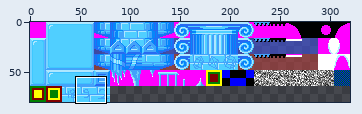
Two states of a sprite sheet, TheIcePalace/tiles/glacier_v2.png. The first picture is a wide view before the edit; the outline marks the close-up.
Close-up. Before:
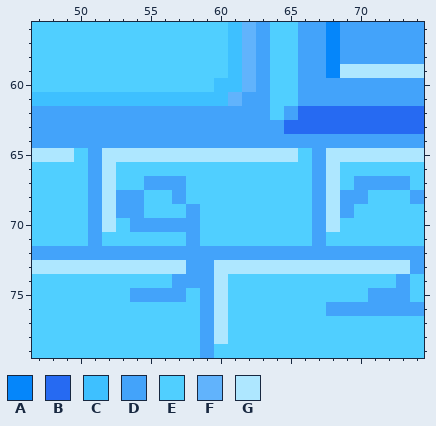
The file is 320x80 pixels. Colours within 5 levels of each other are drawn and written as one. Shown: x 47..74, y 56..79.
Palette (. is transparent): A #0586fa  B #266af2  C #3ec0ff  D #43a3fa  E #50cfff  F #61b3fc  G #aee7ff
Pixels before, first column x 47:
56 EEEEEEEEEEEEEECFDEEDDADDDDDD
57 EEEEEEEEEEEEEECFDEEDDADDDDDD
58 EEEEEEEEEEEEEECFDEEDDADDDDDD
59 EEEEEEEEEEEEEECFDEEDDAGGGGGG
60 EEEEEEEEEEEEECCFDEEDDDDDDDDD
61 CCCCCCCCCCCCCCFDDEEDDDDDDDDD
62 DDDDDDDDDDDDDDDDDEDBBBBBBBBB
63 DDDDDDDDDDDDDDDDDDBBBBBBBBBB
64 DDDDDDDDDDDDDDDDDDDDDDDDDDDD
65 GGGEDGGGGGGGGGGGGGGEDGGGGGGG
66 EEEEDGEEEEEEEEEEEEEEDGEEEEEE
67 EEEEDGEEDDDEEEEEEEEEDGEDDDDE
68 EEEEDGDDEEDEEEEEEEEEDGDDEEED
69 EEEEDGDDEEEDEEEEEEEEDGDEEEEE
70 EEEEDGEDDDDDEEEEEEEEDGEEEEEE
71 EEEEDEEEEEEDEEEEEEEEDEEEEEEE
72 DDDDDDDDDDDDDDDDDDDDDDDDDDDD
73 GGGGGGGGGGGDDGGGGGGGGGGGGGGD
74 EEEEEEEEEEDDDGEEEEEEEEEEEEDE
75 EEEEEEEDDDDEDGEEEEEEEEEEDDDE
76 EEEEEEEEEEEEDGEEEEEEEDDDDDDD
77 EEEEEEEEEEEEDGEEEEEEEEEEEEEE
78 EEEEEEEEEEEEDGEEEEEEEEEEEEEE
79 EEEEEEEEEEEEDEEEEEEEEEEEEEEE
After:
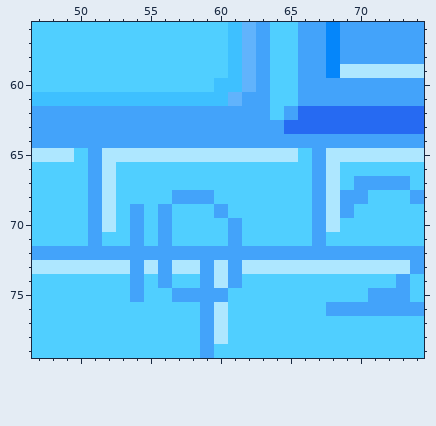
From old to new:
y 67: x 55..57 DDD -> EEE
y 68: x 53..54 DD -> EE; x 58..59 EE -> DD
y 69: x 53 D -> E; x 56 E -> D; x 58 D -> E; x 60 E -> D
y 70: x 55 D -> E; x 57..58 DD -> EE; x 61 E -> D
y 71: x 54 E -> D; x 56 E -> D; x 58 D -> E; x 61 E -> D
y 73: x 54 G -> D; x 56 G -> D; x 58 D -> G; x 61 G -> D
y 74: x 54 E -> D; x 56..58 EDD -> DEE; x 61 E -> D
y 75: x 55..56 DD -> EE; x 58 E -> D; x 60 G -> D
Pixel boxes of the changes (left, top, right, bottom) in both close-ups:
changed: (116, 176, 242, 302)
